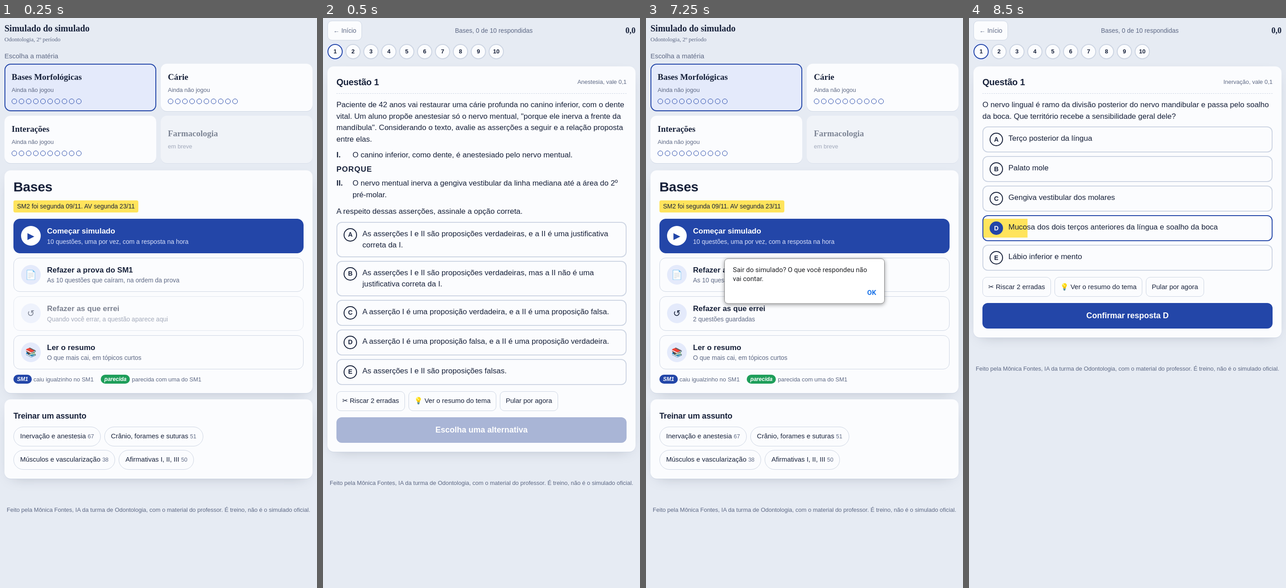
Above: before the commit, frames 1-4 (left to right).
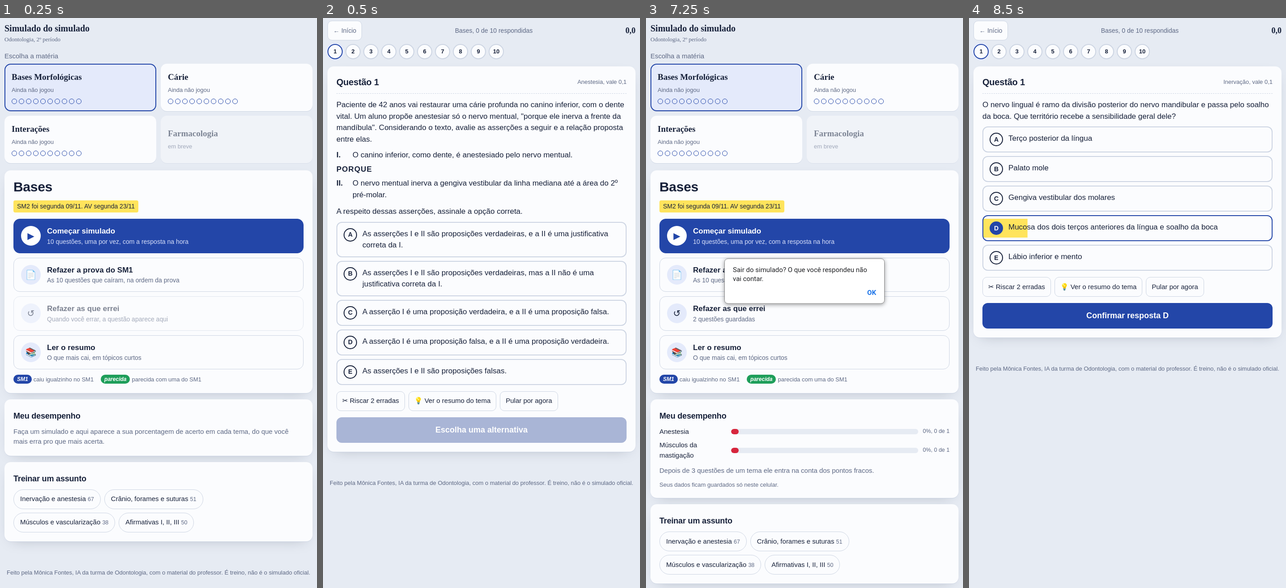
Above: after the commit, the same moments.

Repository: LabRafa/simulado-jogo
Game: browser game, page index.html
Two runs of this game, one before a commit and one after it. Both use one fixed random seed, a clock stepped at 60 frames per second and the inputs below. When the page shows a pop-up message, it is drawn as a white box for half a second while everything else waits; a line starting with > is the answer the replay typed.
Inputs:
- Up to frame 1 (0.25 s): no input
- Up to frame 2 (0.5 s): click "▶ Começar simulado 10 questõe…" at 0.27 s
- Up to frame 3 (7.25 s): hold D 1.03-1.53 s; hold A 1.58-2.15 s; click "Confirmar resposta A" at 2.02 s; hold D 2.2-2.87 s; tap Enter at 2.52 s; hold A 2.92-3.35 s; hold D 3.4-3.9 s; hold A 3.95-4.52 s; click "Confirmar resposta A" at 4.52 s; hold D 4.57-5.23 s; hold A 5.28-5.72 s; hold D 5.77-6.27 s; hold A 6.32-6.88 s; hold D from 6.93 s (still down); click "← Início" at 7.02 s
- Up to frame 4 (8.5 s): tap Enter at 7.52 s; release D at 7.6 s; hold A 7.65-8.08 s; click "▶ Começar simulado 10 questõe…" at 7.77 s; hold D from 8.13 s (still down)

The runs differ from the first frame. In frame 1, 4.3% of the frame differs, in the area x 1-99%, y 69-98%; in frame 2, nothing differs; in frame 3, 3.4%; in frame 4, nothing differs.

Commit message:
meu desempenho por tema + pontos fracos

Diff:
--- a/index.html
+++ b/index.html
@@ -114,6 +114,12 @@
 .resumoQ .gq{flex:0 0 34px;cursor:default}
 .resumoQ small{color:var(--apagado)}
 .rev h3{font-size:17px;margin:16px 0 6px}.rev ul{margin:0;padding-left:20px}.rev li{margin:4px 0}
+.desemp{display:grid;gap:8px;margin:0 0 12px}
+.dl{display:grid;grid-template-columns:minmax(90px,150px) 1fr auto;gap:10px;align-items:center;font-size:15px}
+.dl .trilho{height:12px;border-radius:999px;background:var(--mesa);overflow:hidden}
+.dl .enche{height:100%;border-radius:999px}
+.dl small{color:var(--apagado);white-space:nowrap}
+.vazio{color:var(--apagado);font-size:15px;margin:0}
 footer{text-align:center;font-size:13px;color:var(--apagado);padding:20px 16px}
 @media (max-width:520px){.titulo{font-size:26px}.nota{font-size:60px}.gq{width:30px;height:30px}}
 @media (prefers-reduced-motion:reduce){.op[aria-checked="true"]{animation:none;background-size:100% 100%}}
@@ -158,6 +164,26 @@
     esc10 = mistura(pegas.concat(mistura(pool.filter(q => !q.sm1)).slice(0, 10-n)));
   }
   return esc10.map(q => ({ q, ordem: (q.fixa || q.af) ? [0,1,2,3,4] : mistura([0,1,2,3,4]) }));
+}
+
+/* ---------- DESEMPENHO (fica guardado só neste aparelho) ---------- */
+const MIN_TENT = 3; /* tema só entra no ranking com pelo menos 3 questões feitas */
+function desempenho(){
+  const st = ler('jogo-stats-'+MAT, {});
+  return Object.entries(st).map(([tema,v]) => ({tema, t:v.t, a:v.a, pct: v.t ? v.a/v.t : 0})).sort((x,y) => x.pct - y.pct || y.t - x.t);
+}
+const corPct = p => p >= .8 ? 'var(--acerto)' : p >= .5 ? '#e0a100' : 'var(--correcao)';
+function desempenhoHtml(){
+  const d = desempenho();
+  if (!d.length) return `<p class="vazio">Faça um simulado e aqui aparece a sua porcentagem de acerto em cada tema, do que você mais erra pro que mais acerta.</p>`;
+  const fracos = d.filter(x => x.t >= MIN_TENT && x.pct < .7);
+  return `<div class="desemp">${d.map(x => `<div class="dl"><span>${esc(x.tema)}</span><div class="trilho" aria-hidden="true"><div class="enche" style="width:${Math.max(4,Math.round(x.pct*100))}%;background:${corPct(x.pct)}"></div></div><small>${Math.round(x.pct*100)}%, ${x.a} de ${x.t}</small></div>`).join('')}</div>
+  ${fracos.length ? `<button class="acao principal" id="fracos"><span class="ico" aria-hidden="true">🎯</span><span><b>Treinar meus pontos fracos</b><small>10 questões de ${fracos.slice(0,3).map(x=>x.tema).join(', ')}</small></span></button>` : `<p class="vazio">${d.some(x=>x.t>=MIN_TENT) ? 'Nenhum tema abaixo de 70 % ainda. Continue assim.' : 'Depois de 3 questões de um tema ele entra na conta dos pontos fracos.'}</p>`}
+  <p class="vazio" style="margin-top:10px;font-size:13px">Seus dados ficam guardados só neste celular.</p>`;
+}
+function modoFracos(){
+  const temas = desempenho().filter(x => x.t >= MIN_TENT && x.pct < .7).slice(0,3).map(x => x.tema);
+  return { id:'fracos', nome:'Pontos fracos', temas };
 }
 
 /* ---------- INÍCIO ---------- */
@@ -185,10 +211,12 @@
     </div>
     <div class="legenda"><span><i class="tag sm1">SM1</i>caiu igualzinho no SM1</span><span><i class="tag par">parecida</i>parecida com uma do SM1</span></div>
   </section>
+  <section class="folha"><h2 class="sec">Meu desempenho</h2>${desempenhoHtml()}</section>
   ${temas.length ? `<section class="folha"><h2 class="sec">Treinar um assunto</h2><div class="temas">${temas.map(m => `<button class="tema" data-go="${m.id}">${esc(m.nome)} <small>${poolDe(m).length}</small></button>`).join('')}</div></section>` : ''}`;
   app.querySelectorAll('[data-mat]').forEach(el => el.onclick = () => { MAT = el.dataset.mat; grava('jogo-mat', MAT); inicio(); });
   app.querySelectorAll('[data-go]').forEach(el => el.onclick = () => comeca(ms.find(m => m.id === el.dataset.go)));
   app.querySelectorAll('[data-rev]').forEach(el => el.onclick = () => resumo(null));
+  if ($('#fracos')) $('#fracos').onclick = () => comeca(modoFracos());
   window.scrollTo(0,0);
 }
 
@@ -265,6 +293,9 @@
   const e = new Set(errosDe());
   if (it.resp === it.certa) e.delete(it.q.id); else e.add(it.q.id);
   grava('jogo-erros-'+MAT, [...e]);
+  const st = ler('jogo-stats-'+MAT, {}); const t = it.q.tema || 'Geral';
+  st[t] = st[t] || {t:0, a:0}; st[t].t++; if (it.resp === it.certa) st[t].a++;
+  grava('jogo-stats-'+MAT, st);
   questao();
 }
 document.addEventListener('keydown', ev => {
